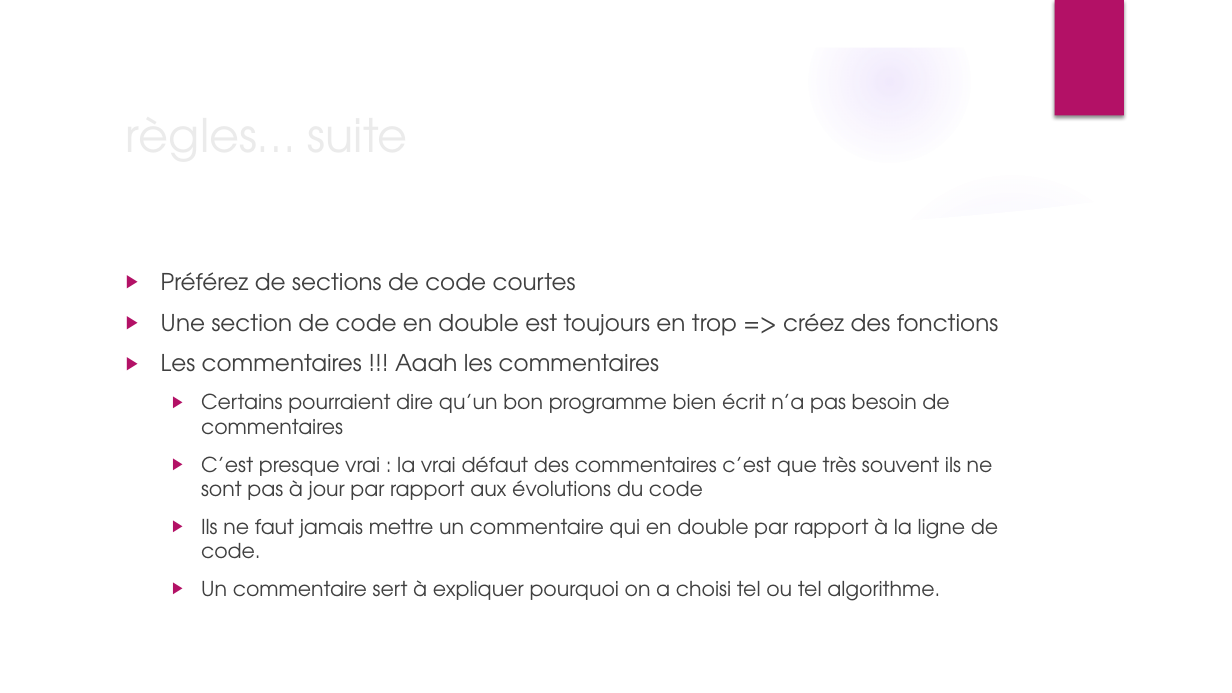
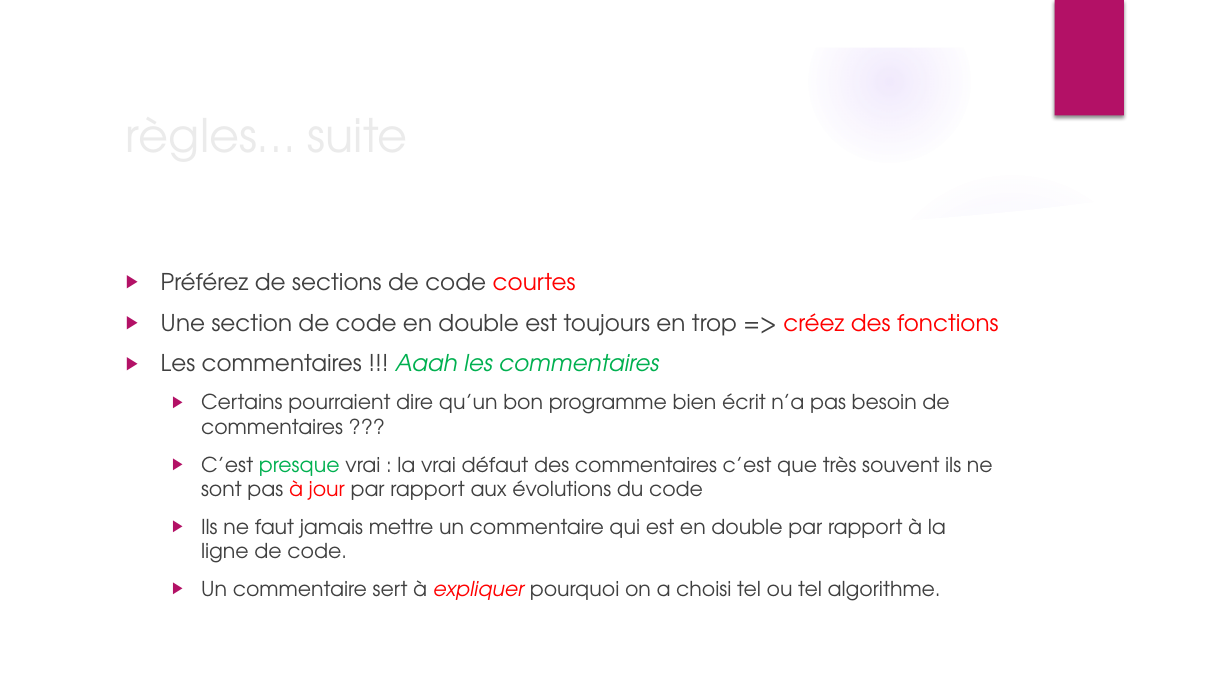
Before and after one commit to anumby-source/tutoriels, a slide deck: slide 8 of Eléments de programmation.pptx. Drawn at 1232x693 pixels with LibreOffice and Linux fonts; fonts in the diff are those of the drawing; background and template pictures are left out. Boxes give left, top, right and bottom in pixels: in the first picture for what was removed or moved away, otherwise in the second. Text is boxed around its words. In the diff, an @@ line names an element or a change of style, - is before the commit and + after.

```diff
--- a/Eléments de programmation.pptx
+++ b/Eléments de programmation.pptx
@@ text at bbox=[161, 272, 999, 601]: text colour #404040 to #FF0000 in "courtes", "créez des fonctions", "à jour", "expliquer"; text colour #404040 to #00B050 in "Aaah les commentaires", "presque"; italic on in "Aaah les commentaires", "expliquer" @@
@@ text at bbox=[201, 393, 949, 435]: text changed @@
-  ▶ Certains pourraient dire qu’un bon programme bien écrit n’a pas besoin de commentaires
+  ▶ Certains pourraient dire qu’un bon programme bien écrit n’a pas besoin de commentaires ???
@@ text at bbox=[201, 518, 946, 563]: text changed @@
-  ▶ Ils ne faut jamais mettre un commentaire qui en double par rapport à la ligne de code.
+  ▶ Ils ne faut jamais mettre un commentaire qui est en double par rapport à la ligne de code.
```
Also in this commit, not shown: 6 other slides changed, 1 other file.
